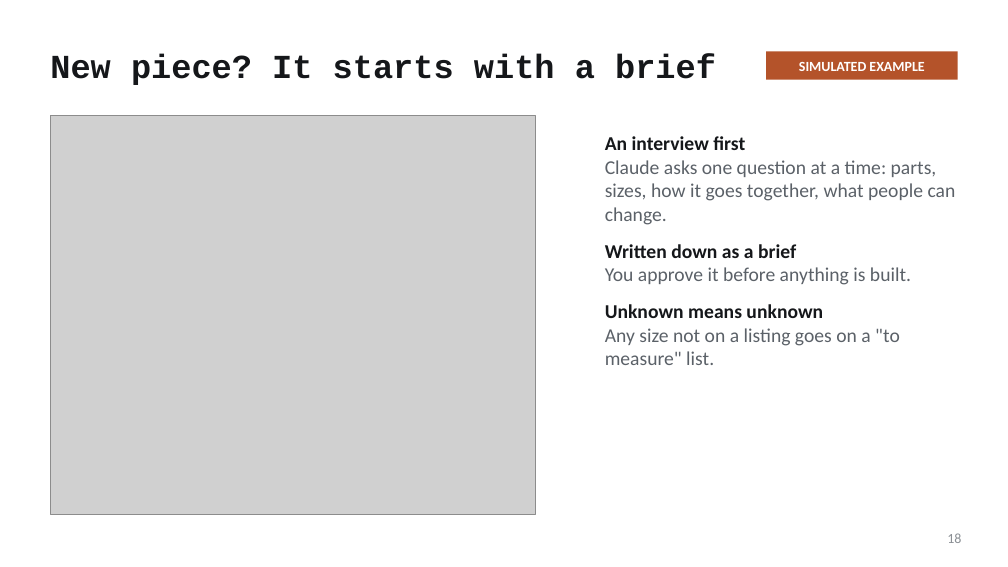
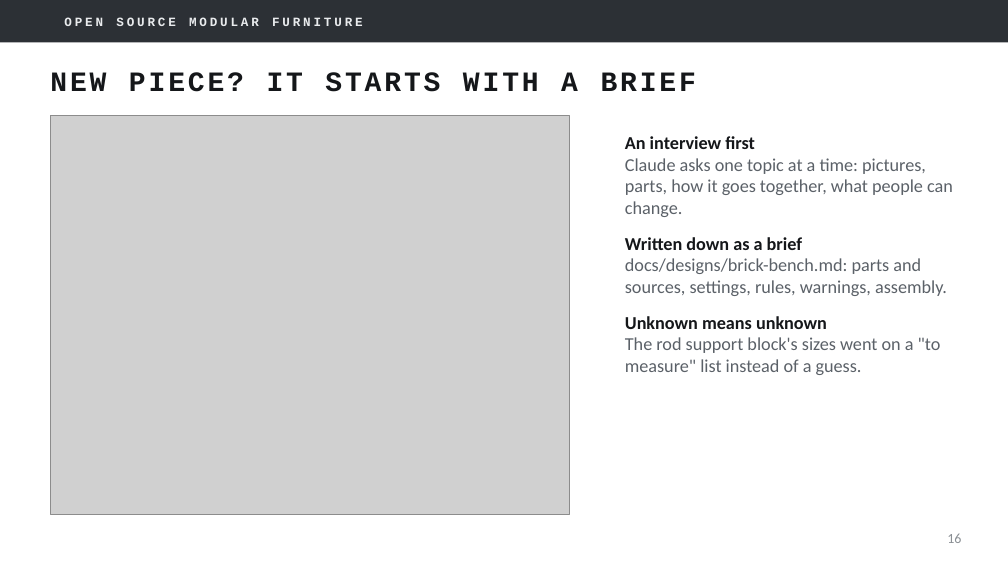
Before and after one commit to mfprado/acrylic-furniture, a slide deck: slide 16 of docs/contributing-guide.pptx (slide 18 before the commit). Drawn at 1008x567 pixels with LibreOffice and Linux fonts; fonts in the diff are those of the drawing; grey boxes stand for pictures; background and template pictures are left out. Boxes give left, top, right and bottom in pixels: in the first picture for what was removed or moved away, otherwise in the second. Text is boxed around its words. In the diff, an @@ line names an element or a change of style, - is before the commit and + after.

```diff
--- a/docs/contributing-guide.pptx
+++ b/docs/contributing-guide.pptx
@@ rectangle added at [0, 0, 1008, 42], fill #2C3035 @@
@@ text added at [64, 17, 363, 26], 9 pt, text #E9EBED, bold @@
+OPEN SOURCE MODULAR FURNITURE
@@ rectangle removed at [766, 51, 958, 80] @@
-SIMULATED EXAMPLE
@@ title at [50, 72, 696, 92]: text changed; size 24 to 20 pt @@
-New piece? It starts with a brief
+NEW PIECE? IT STARTS WITH A BRIEF
@@ picture: place and size @@
-picture at [50, 116, 535, 514]
+picture at [50, 116, 570, 514]
@@ text at [625, 136, 827, 329]: size 14 to 13 pt in "An interview first", "Written down as a brief", "Unknown means unknown" @@
@@ text "An interview first": place and size @@
-text "An interview first" at [605, 136, 956, 365]
+text "An interview first" at [625, 136, 953, 375]
@@ text at [625, 158, 953, 217]: text changed; size 14 to 13 pt @@
-Claude asks one question at a time: parts, sizes, how it goes together, what people can change.
+Claude asks one topic at a time: pictures, parts, how it goes together, what people can change.
@@ text at [625, 258, 947, 296]: text changed; size 14 to 13 pt @@
-You approve it before anything is built.
+docs/designs/brick-bench.md: parts and sources, settings, rules, warnings, assembly.
@@ text at [625, 337, 941, 375]: text changed; size 14 to 13 pt @@
-Any size not on a listing goes on a "to measure" list.
+The rod support block's sizes went on a "to measure" list instead of a guess.
```
Also in this commit, not shown: 16 other slides changed, 4 slides added, 5 slides removed, 6 other files.
